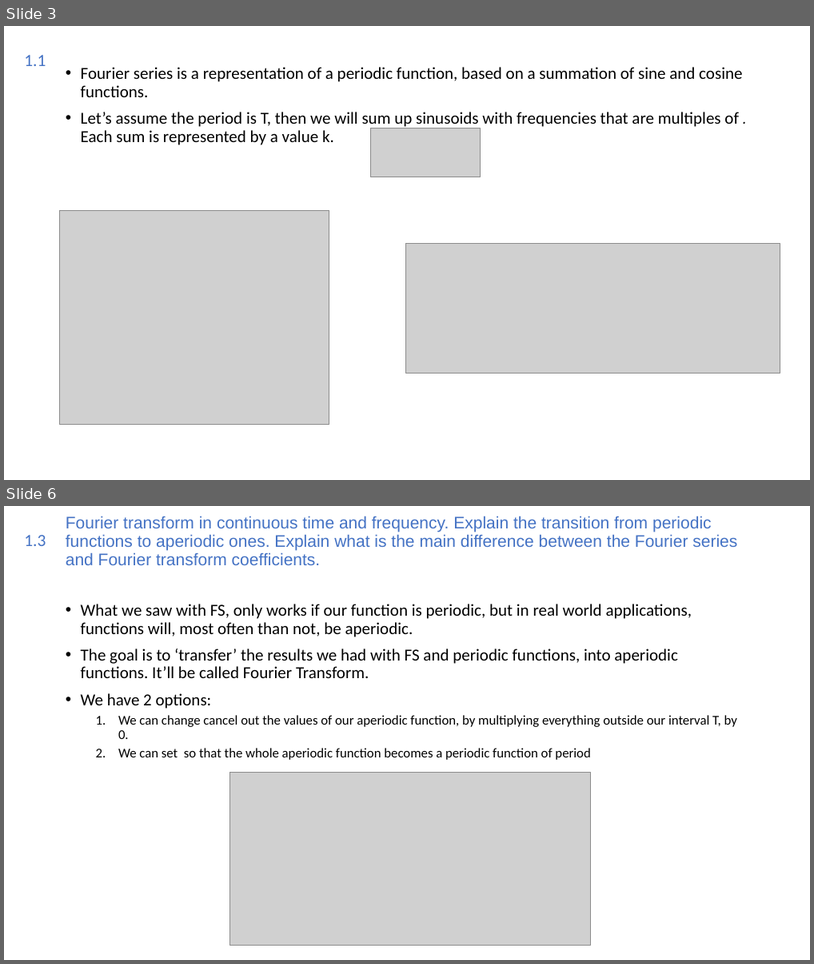
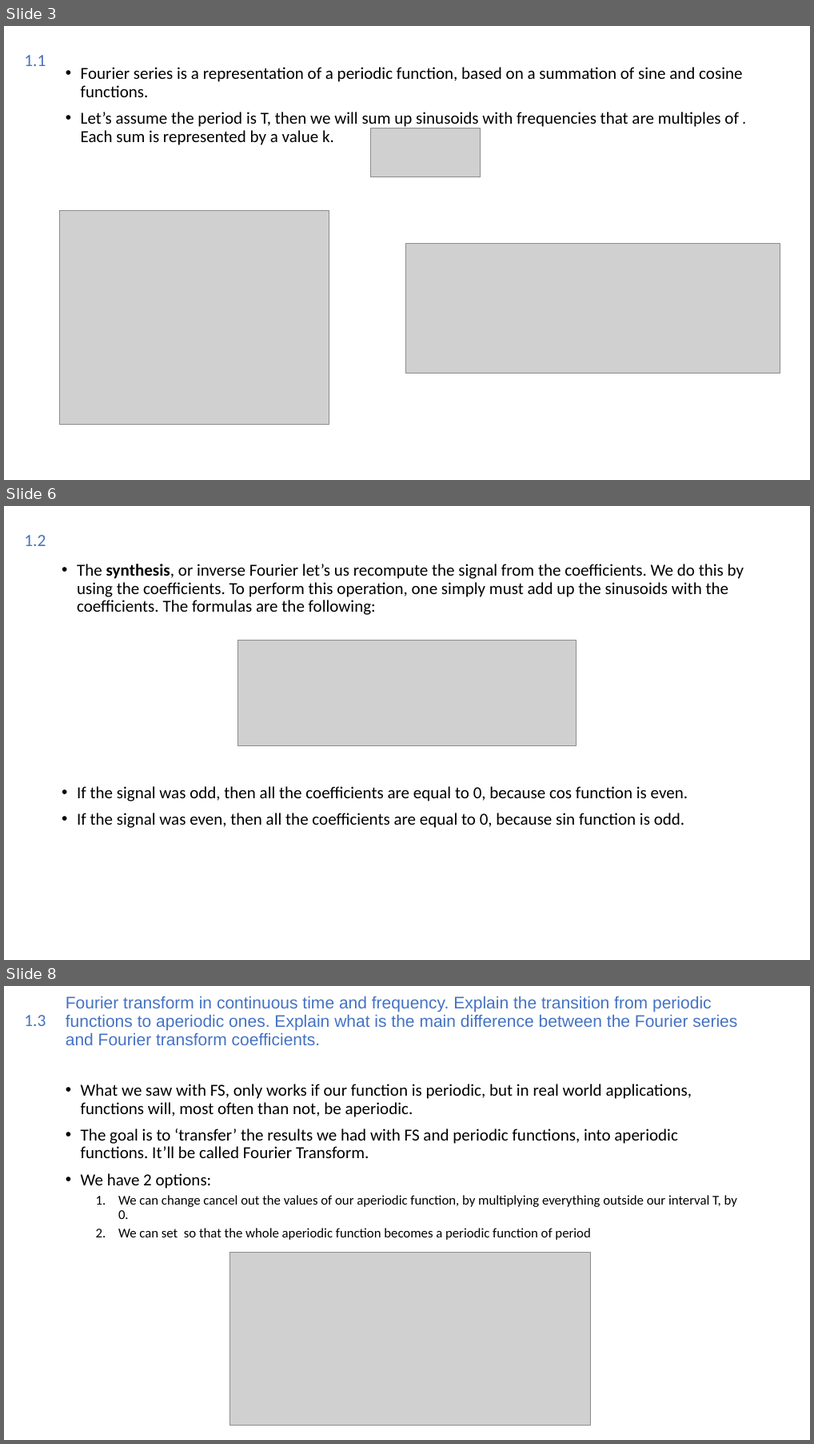
Before and after one commit to Joao-Quinta/Uni3eme_2, a slide deck: imagerieNumerique/Imagerie numérique.odp. Shown one above the other, each under a label of ours: slides 3 and 6 before the commit, slides 3, 6 and 8 after it; the slides between them are not shown. The pictures are 814x964 and 814x1444 pixels, drawn with LibreOffice and Linux fonts; fonts in the diff are those of the drawing; grey boxes stand for pictures. Boxes give left, top, right and bottom in pixels: in the first picture for what was removed or moved away, otherwise in the second. Text is boxed around its words. In the diff, an @@ line names an element or a change of style, - is before the commit and + after.

```diff
--- a/imagerieNumerique/Imagerie numérique.odp
+++ b/imagerieNumerique/Imagerie numérique.odp
@@ slide 6 added at [4, 506, 810, 960], background #FFFFFF @@
@@ text added at [24, 535, 46, 546], 20.4 pt, text #4472C4 @@
+1.2
@@ text added at [77, 564, 744, 828], 20 pt, text #000000 @@
+• The synthesis, or inverse Fourier let’s us recompute the signal from the coefficients. We do this by using the coefficients. To perform this operation, one simply must add up the sinusoids with the coefficients. The formulas are the following:
+• If the signal was odd, then all the coefficients are equal to 0, because cos function is even.
+• If the signal was even, then all the coefficients are equal to 0, because sin function is odd.
@@ picture added at [238, 640, 577, 745] @@
@@ what was slide 6 is now slide 8 @@
```
Also in this commit, not shown: 5 slides changed, 9 other slides added, 10 other files.
